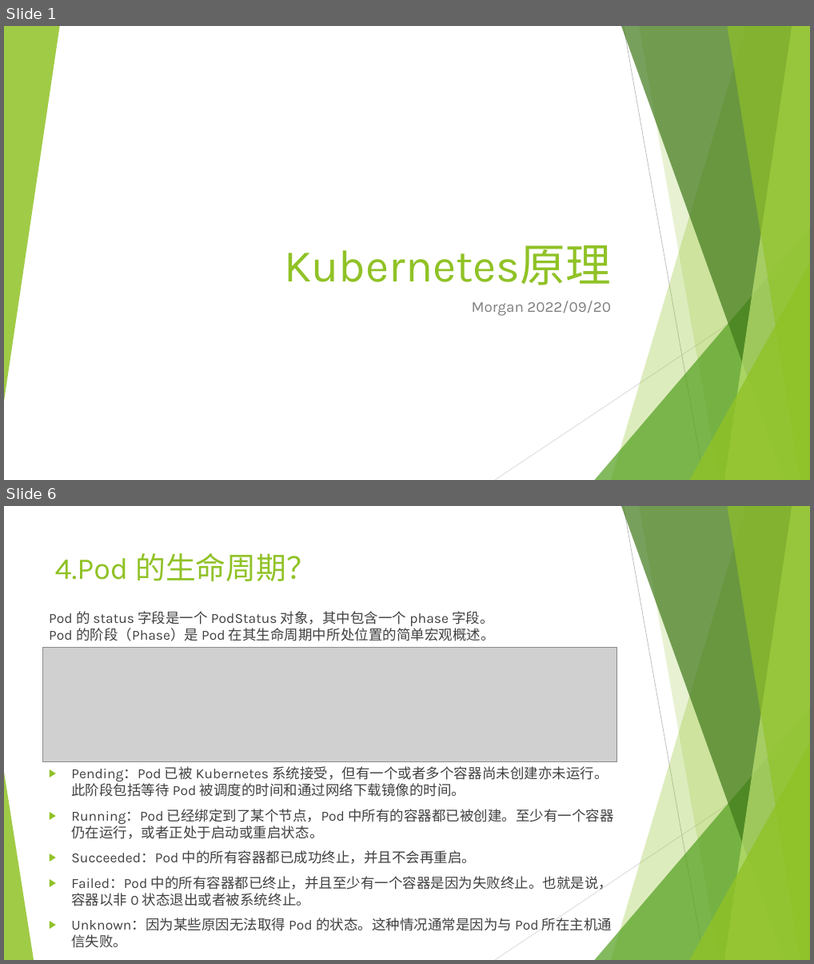
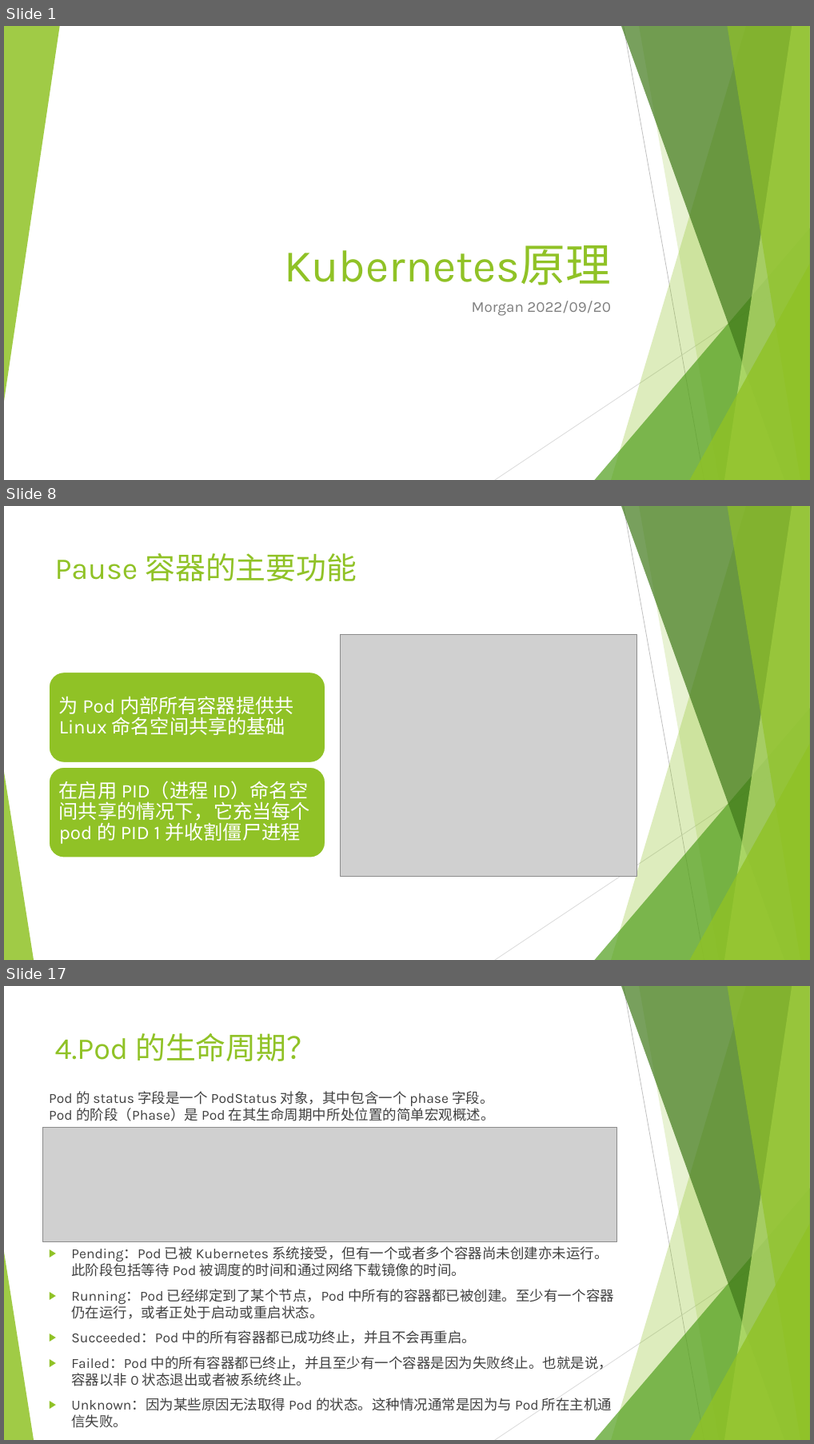
Before and after one commit to qinyudong89/qinyudong.github.io, a slide deck: _posts/k8s/Kubernetes原理.pptx. Shown one above the other, each under a label of ours: slides 1 and 6 before the commit, slides 1, 8 and 17 after it; the slides between them are not shown. The pictures are 814x964 and 814x1444 pixels, drawn with LibreOffice and Linux fonts; fonts in the diff are those of the drawing; grey boxes stand for pictures. Boxes give left, top, right and bottom in pixels: in the first picture for what was removed or moved away, otherwise in the second. Text is boxed around its words. In the diff, an @@ line names an element or a change of style, - is before the commit and + after.

```diff
--- a/_posts/k8s/Kubernetes原理.pptx
+++ b/_posts/k8s/Kubernetes原理.pptx
@@ slide 8 added at (4,506,810,960), background #FFFFFF; not listed: 10 template elements that a slide beside it also shows @@
@@ title added at (55,553,357,581), 36 pt, text #90C226 @@
+Pause 容器的主要功能
@@ picture added at (341,634,638,876) @@
@@ group added at (49,672,326,857): 2 rounded rectangles, 2 texts @@
+为 Pod 内部所有容器提供共 Linux 命名空间共享的基础
+在启用 PID（进程 ID）命名空间共享的情况下，它充当每个 pod 的 PID 1 并收割僵尸进程
@@ what was slide 6 is now slide 17 @@
```
Also in this commit, not shown: 7 slides changed, 13 other slides added.
